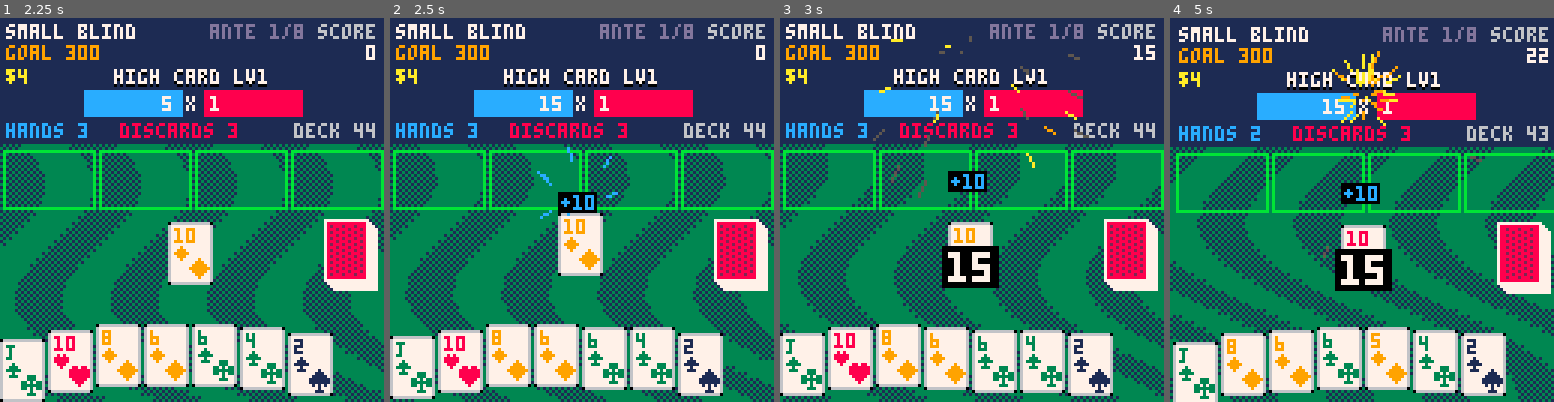
Above: before the commit, frames 1-4 (left to right).
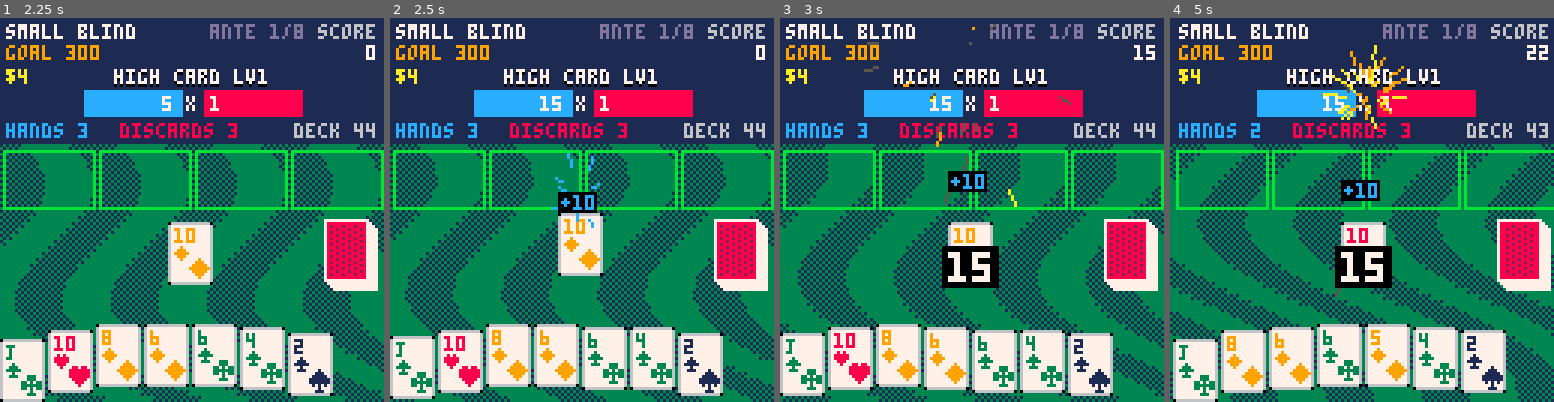
Above: after the commit, the same moments.

Repository: drachis/carts
Game: PICO-8 cartridge proj/bal8tro/bal8tro.p8
Same seed, same stepped clock (60 frames per second), same inputs: the game is played once before the commit and once after it.
Inputs:
- Up to frame 1 (2.25 s): tap X (X key) at 0.33, 1.07, 1.85 s; tap O (Z key) at 0.7, 1.7, 2.1 s; hold Right 1.6-2.1 s; hold Up from 2.15 s (still down)
- Up to frame 2 (2.5 s): release Up at 2.42 s; hold Right from 2.47 s (still down)
- Up to frame 3 (3 s): keep holding Right; tap O (Z key) at 2.5, 2.9 s; tap X (X key) at 2.97 s
- Up to frame 4 (5 s): release Right at 3.03 s; hold Left 3.08-3.58 s; tap O (Z key) every 0.4 s from 3.3 to 4.9 s; hold Down 3.63-3.97 s; hold Right 4.02-4.68 s; tap X (X key) at 4.08 s; hold Up from 4.73 s (still down)

Frame 1 is identical in both runs. In frame 2, 0.3% of the frame differs, in the area x 38-60%, y 33-55%; in frame 3, 0.8%; in frame 4, 17%, in the area x 0-100%, y 1-100%.

Commit message:
bal8tro: boss blinds: each ante draws one of nine Balatro bosses (the club, goad, head, window, wall, needle, water, psychic, flint), named on the panel in red with its rule and in the shop beforehand; debuffed cards are dimmed and struck through and score nothing; the cursor no longer frames a card still on the deck; 4205 tokens
Co-Authored-By: Claude Opus 5.5 <noreply@anthropic.com>

Diff:
--- a/proj/bal8tro/data.lua
+++ b/proj/bal8tro/data.lua
@@ -91,3 +91,16 @@
 ]]
 
 ante_bases=split"3,8,20,50,110,200,350,500"
+
+boss_specs=parse_table[[
+name,text,factor,debuff,hands,discards,must,halve
+the club,clubs are debuffed,4,3,,,,
+the goad,spades are debuffed,4,1,,,,
+the head,hearts are debuffed,4,2,,,,
+the window,diamonds are debuffed,4,4,,,,
+the wall,extra large blind,8,,,,,
+the needle,play only 1 hand,2,,1,,,
+the water,start with 0 discards,4,,,0,,
+the psychic,must play 5 cards,4,,,,5,
+the flint,base chips+mult halved,4,,,,,1
+]]
--- a/proj/bal8tro/draw.lua
+++ b/proj/bal8tro/draw.lua
@@ -47,6 +47,12 @@
  print(rank_names[card.rank-1],x+2,y+2,colour)
  spr(16+card.suit,x+2,y+8)
  spr(card.suit,x+7,y+12)
+ if is_debuffed(card) then
+  fillp(░)
+  rectfill(x+1,y+1,x+13,y+19,5)
+  fillp()
+  line(x+2,y+18,x+12,y+2,8)
+ end
 end
 
 function draw_joker(joker,x,y,focused)
@@ -62,7 +68,7 @@
 
 function draw_panel()
  rectfill(-8,-8,135,41,1)
- print(blind_specs[blind].name,2,2,7)
+ print(blind_name(blind),2,2,boss_on() and 8 or 7)
  print("goal "..big_text(goal),2,9,9)
  print_right("ante "..ante.."/"..#ante_bases,102,2,13)
  print("$"..money,2,17,10)
@@ -77,6 +83,8 @@
  if hand_label then
   print_centre(hand_label,18,0)
   print_centre(hand_label,17,7)
+ elseif boss_on() then
+  print_centre(boss.text,17,8)
  end
  print("hands "..hands_left,2,35,12)
  print("discards "..discards_left,40,35,8)
@@ -105,7 +113,7 @@
  for i,card in ipairs(hand) do
   local arc=(i-4.5)*(i-4.5)\4+sin(t()/3+i/8)*.8
   draw_card(card,(i-1)*16,(card.picked and 96 or 103)+arc)
-  if mode=="play" and i==cursor then rect(card.x-1,card.y-1,card.x+15,card.y+21,10) end
+  if mode=="play" and i==cursor and card.wait==0 then rect(card.x-1,card.y-1,card.x+15,card.y+21,10) end
  end
  draw_sparks()
  for p in all(pops) do
--- a/proj/bal8tro/main.lua
+++ b/proj/bal8tro/main.lua
@@ -16,7 +16,10 @@
  hand,flying={},{}
  played,hand_label,chips,mult=nil,nil,0,0
  pops={}
- hands_left,discards_left=hands_per_blind,discards_per_blind
+ if blind==1 then boss=rnd(boss_specs) end
+ local active=boss_on()
+ hands_left=active and active.hands or hands_per_blind
+ discards_left=active and active.discards or discards_per_blind
  score,shown_score=0,0
  goal=blind_goal(ante,blind)
  cursor=1
@@ -94,7 +97,7 @@
   local spec,_,_,label=evaluate(picked)
   hand_label=hand_title(spec,label)
   chips,mult=hand_base(spec)
-  if btnp(5) then play_hand()
+  if btnp(5) and can_play(picked) then play_hand()
   elseif btnp(3) and discards_left>0 then discard_hand() end
  end
 end
@@ -144,7 +147,7 @@
 
 function cash_out()
  earnings={
-  {blind_specs[blind].name,blind_specs[blind].reward},
+  {blind_name(blind),blind_specs[blind].reward},
   {"hands left",hands_left},
   {"interest",min(money\interest_step,interest_cap)}
  }
--- a/proj/bal8tro/scoring.lua
+++ b/proj/bal8tro/scoring.lua
@@ -15,9 +15,25 @@
  for spec in all(hand_specs) do hand_levels[spec.name]=1 end
 end
 
+function boss_on()
+ return blind==#blind_specs and boss
+end
+
+function is_debuffed(card)
+ local active=boss_on()
+ return active and active.debuff==card.suit
+end
+
+function can_play(picked)
+ local active=boss_on()
+ return #picked>=(active and active.must or 1)
+end
+
 function hand_base(spec)
- local ups=hand_levels[spec.name]-1
- return spec.chips+ups*spec.level_chips,spec.mult+ups*spec.level_mult
+ local ups,active=hand_levels[spec.name]-1,boss_on()
+ local chips,mult=spec.chips+ups*spec.level_chips,spec.mult+ups*spec.level_mult
+ if active and active.halve then return ceil(chips/2),ceil(mult/2) end
+ return chips,mult
 end
 
 function hand_title(spec,label)
@@ -32,10 +48,12 @@
  local spec,scoring,contains,label=evaluate(played)
  local steps={}
  for card in all(scoring) do
-  add(steps,{thing=card,chips=card_chips(card)})
-  for joker in all(jokers) do
-   if joker_fires_on(joker,card) then
-    add(steps,{thing=joker,under=card,chips=joker.chips,mult=joker.mult,xmult=joker.xmult})
+  if not is_debuffed(card) then
+   add(steps,{thing=card,chips=card_chips(card)})
+   for joker in all(jokers) do
+    if joker_fires_on(joker,card) then
+     add(steps,{thing=joker,under=card,chips=joker.chips,mult=joker.mult,xmult=joker.xmult})
+    end
    end
   end
  end
@@ -55,8 +73,13 @@
  return (chips>>16)*mult
 end
 
-function blind_goal(ante,blind)
- return (ante_bases[ante]>>16)*50*blind_specs[blind].factor
+function blind_goal(ante,which)
+ local factor=which==#blind_specs and boss.factor or blind_specs[which].factor
+ return (ante_bases[ante]>>16)*50*factor
+end
+
+function blind_name(which)
+ return which==#blind_specs and boss.name or blind_specs[which].name
 end
 
 function next_blind()
--- a/proj/bal8tro/shop.lua
+++ b/proj/bal8tro/shop.lua
@@ -118,7 +118,7 @@
  draw_button("reroll $"..reroll_cost,8,3,shop_row==3 and shop_column==1)
  draw_button("next blind",68,8,shop_row==3 and shop_column==2)
  local next_ante,next=next_blind()
- print_centre("next: ante "..next_ante.." "..blind_specs[next].name,100,6)
+ print_centre("next: ante "..next_ante.." "..blind_name(next),100,6)
  print_centre("goal "..big_text(blind_goal(next_ante,next)),108,9)
  print_centre(shop_message(),116,7)
 end
--- a/proj/bal8tro/tests/test_boot.lua
+++ b/proj/bal8tro/tests/test_boot.lua
@@ -23,6 +23,20 @@
  local named={}
  for name in all(split(names)) do add(named,setmetatable({},joker_specs[name])) end
  return named
+end
+
+local function index_of(text,letter)
+ for i=1,#text do
+  if sub(text,i,i)==letter then return i end
+ end
+end
+
+local function cards_named(names)
+ local cards={}
+ for name in all(split(names,"|",false)) do
+  add(cards,{rank=1+index_of("23456789tjqka",sub(name,1,1)),suit=index_of("shcd",sub(name,2,2))})
+ end
+ return cards
 end
 
 local function known_hand()
@@ -88,8 +102,13 @@
  if n==500 or n==640 then
   ante=n==500 and 1 or #ante_bases
   blind=#blind_specs
+  boss=boss_specs[n==500 and "the needle" or "the club"]
   start_blind()
   score=goal
+  if n==640 then
+   hand=cards_named"kc|9c|9h|5d|3s|2c|2h|2d"
+   jokers=jokers_named"scary,glutton"
+  end
  end
  game_update()
  game_draw()
@@ -147,6 +166,8 @@
  if n==320 then expect("the discard has left the screen",#flying,0) end
  if n==480 then expect_mode("lost") dump_screen("boot_lost") end
  if n==492 then expect("restart clears jokers",#jokers,0) end
+ if n==505 then expect("the needle gives one hand",hands_left,1) end
+ if n==648 then dump_screen("boot_boss") end
  if n==615 then expect_mode("cashout") expect("the boss pays $5",earnings[1][2],5) end
  if n==621 then dump_screen("boot_shop_ante") end
  if n==630 then
--- a/proj/bal8tro/tests/test_hands.lua
+++ b/proj/bal8tro/tests/test_hands.lua
@@ -53,8 +53,31 @@
  {"kh ks 2c 2d 5s","mad,clever",(20+24+80)*(2+10)},
 }
 
+function boss_cases()
+ blind=#blind_specs
+ boss=boss_specs["the club"]
+ local spec,_,_,steps=score_steps(cards_of("kc kh"),{})
+ local chips,mult=hand_base(spec)
+ for step in all(steps) do chips,mult=apply_step(step,chips,mult) end
+ expect("the club: a debuffed king still makes the pair but scores nothing",spec.name..","..chips*mult,"pair,40")
+ boss=boss_specs["the flint"]
+ chips,mult=hand_base(hand_specs.pair)
+ expect("the flint halves the pair's base",chips..","..mult,"5,1")
+ boss=boss_specs["the psychic"]
+ expect("the psychic refuses four cards",can_play(cards_of("2h 3h 4h 5h")),false)
+ expect("the psychic takes five",can_play(cards_of("2h 3h 4h 5h 7s")),true)
+ boss=boss_specs["the wall"]
+ expect("the wall at ante 8",big_text(blind_goal(8,3)),"200000")
+ expect("the needle and the wall are boss names",blind_name(3),"the wall")
+ blind=1
+ expect("small blinds are never debuffed",is_debuffed(cards_of("kc")[1]),false)
+ expect("small blinds take one card",can_play(cards_of("kc")),true)
+ boss=boss_specs["the club"]
+end
+
 function run_cases()
  reset_levels()
+ boss_cases()
  for case in all(hand_cases) do
   local spec,scoring=evaluate(cards_of(case[1]))
   expect(case[1].." is",spec.name,case[2])
Not shown, changed: proj/bal8tro/DESIGN.md
Not shown, changed: proj/bal8tro/notes/data.md
Not shown, changed: proj/bal8tro/notes/draw.md
Not shown, changed: proj/bal8tro/notes/main.md
Not shown, changed: proj/bal8tro/notes/scoring.md
